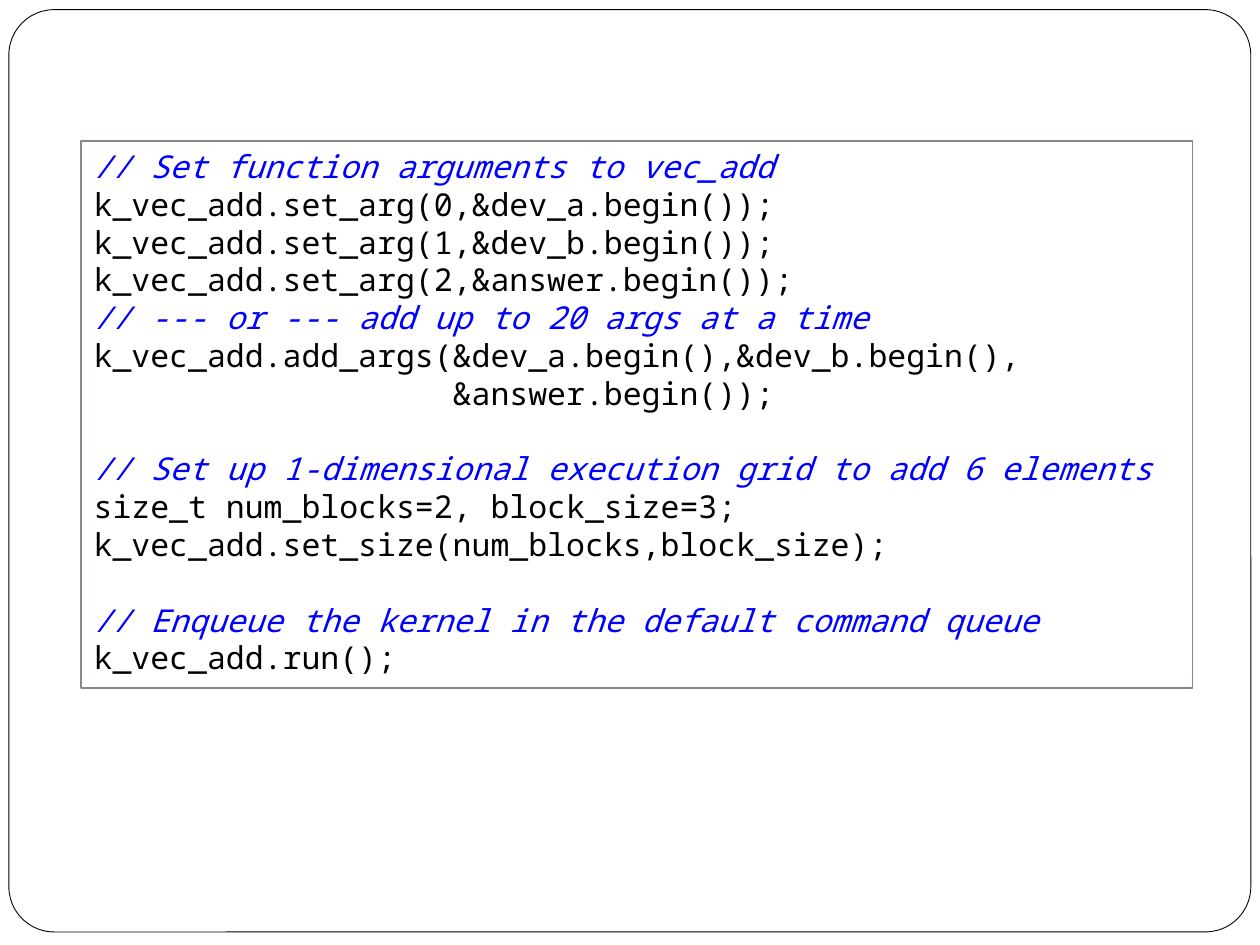
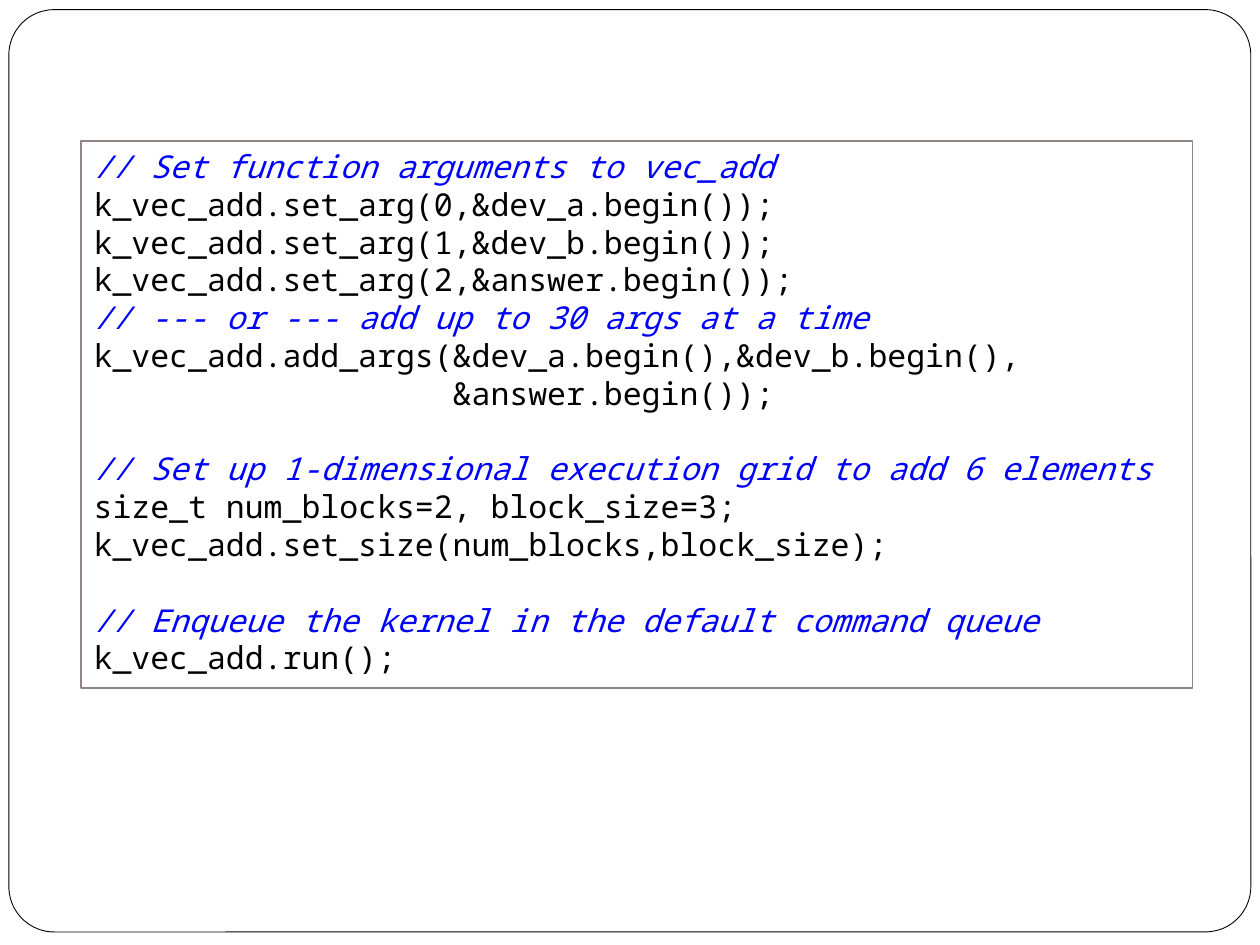
Before and after one commit to scicomp/geryon, a slide deck: slide 46 of geryon.pptx (slide 45 before the commit). Drawn at 1260x945 pixels with LibreOffice and Linux fonts; fonts in the diff are those of the drawing. Boxes give left, top, right and bottom in pixels: in the first picture for what was removed or moved away, otherwise in the second. Text is boxed around its words. In the diff, an @@ line names an element or a change of style, - is before the commit and + after.

```diff
--- a/geryon.pptx
+++ b/geryon.pptx
@@ text in rectangle at [226,298,869,337]: text changed @@
-// --- or --- add up to 20 args at a time
+// --- or --- add up to 30 args at a time
```
Also in this commit, not shown: 3 other slides changed, 1 slide added.
